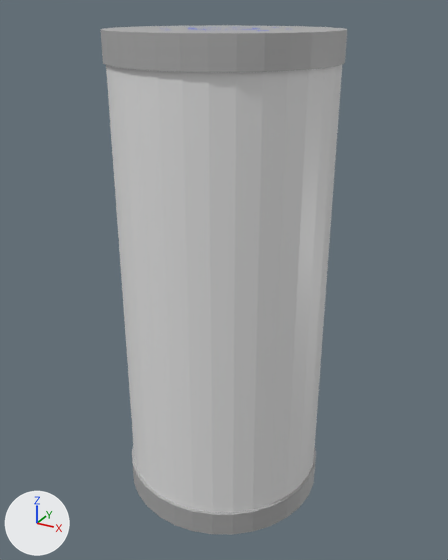
The FBX model Assets/Resources/RemoteQueue.fbx: old version first, new version second.
The view is the same before and after, from a 50 mm lens placed at (5.65, -4.82, 4.53), pointed at (3.0, 0.0, 2.12). Lighting does not change. The marker at lower left points along +X, +Y and +Z. Where no turn or scale is listed for an object, it has been applied to the vertices.

The first picture shows 'RemoteQueue'.
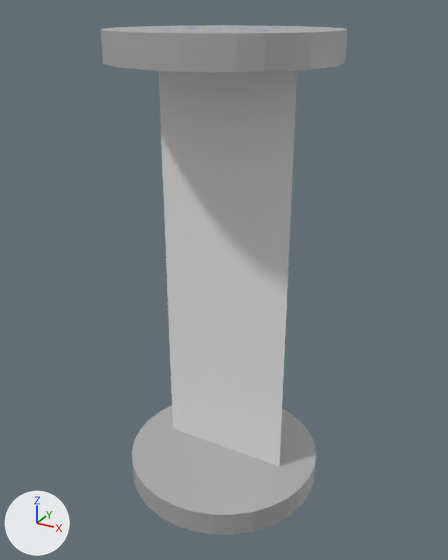
The newer file is also turned or shifted as a whole; pictures and numbers use the older file's frame.

Diff of the bpy script that builds the scene:
```diff
--- a/Assets/Resources/RemoteQueue.fbx.py
+++ b/Assets/Resources/RemoteQueue.fbx.py
@@ me_cylinder_003 @@
 me_cylinder_003.from_pydata(...)  # 384 vertices, 294 faces; spans x -1.0..1.0, y -1.0..1.0, z -0.13..4.37
 # used by ob_remotequeue; location = (3.0, 0.0, 0.0)
 # verts and faces of me_cylinder_003; kept vertices keep their numbers, new ones are numbered from 384
+# me_cylinder_003 part 1: the loose piece of 64 vertices spanning x -0.98..0.98, y -0.97..0.99, z 0.09..4.16 is deleted
+# me_cylinder_003 part 2
+verts[384] = (-0.66, 0.0, 4.27)
+verts[385] = (-0.66, 0.0, 0.02)
+verts[386] = (0.66, 0.0, 4.27)
+verts[387] = (0.66, 0.0, 0.02)
+faces += [(384, 386, 387, 385)]  # mat_queueglass (white #e7e7e7)
 me_cylinder_003.materials.append(mat_queuewhite)
```

Pixel boxes (x1, y1, x2, y2) of what changed, in the pictures (448 x 560 px):
part 1 of me_cylinder_003, deleted
    before: (106, 65, 342, 513)
part 2 of me_cylinder_003, added
    after: (159, 70, 297, 466)
